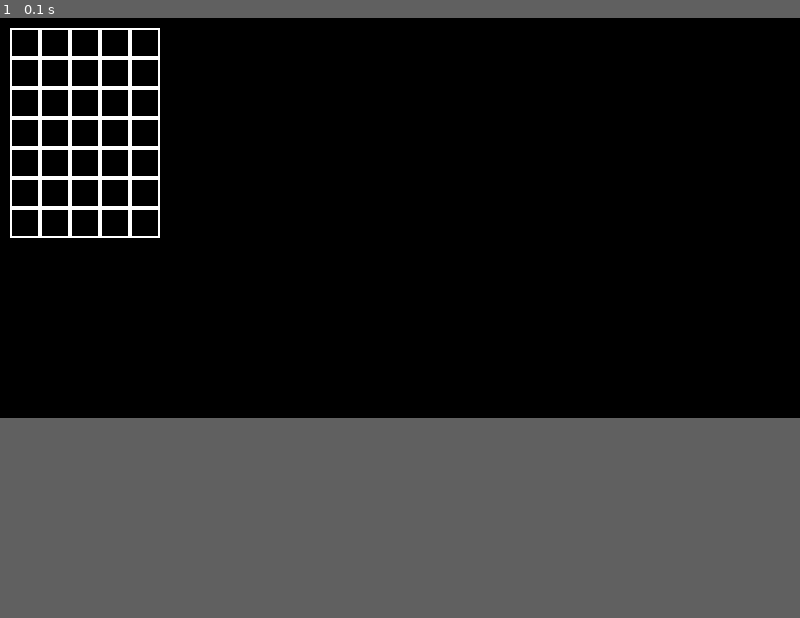
Above: before the commit, frame 1.
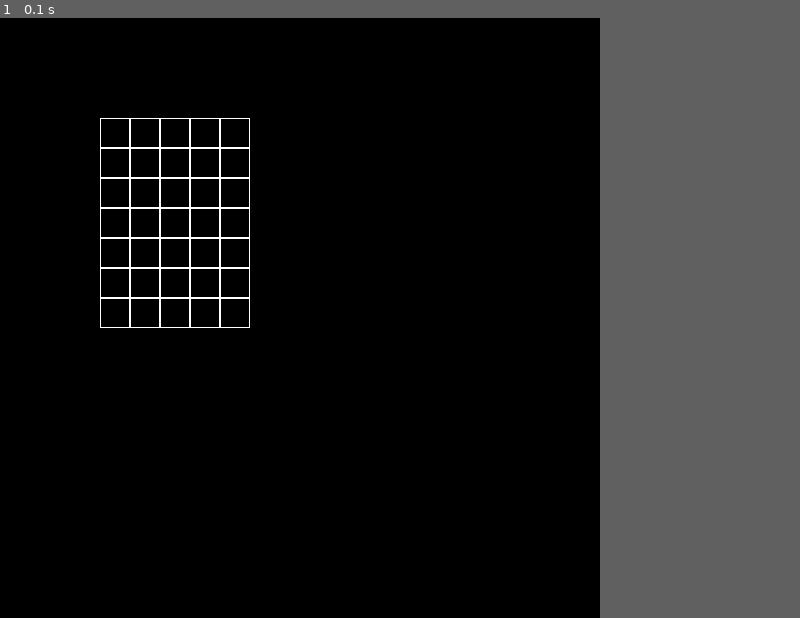
Above: after the commit, the same moment.

Repository: qwe-png/pygame-project-yandex
Game: pygame game, started from main.py
The game is run twice, just before and just after one commit, with the same random seed, the same clock (stepped at 60 frames per second) and the same inputs.
Inputs:
- Up to frame 1 (0.1 s): no input
In our replay, the window is 800x400 before the commit and 600x600 after it. These sizes can differ from the game's own. Grey fills any space a smaller window leaves; there, only what the larger window draws over its background counts as a difference.

The runs differ from the first frame. In frame 1, 2.1% of the frame differs, in the area x 1-32%, y 1-52%.

Commit message:
пример

Diff:
--- a/main.py
+++ b/main.py
@@ -1,5 +1,5 @@
 import pygame
-import random
+
 
 class Board:
     # создание поля
@@ -19,26 +19,30 @@
         self.cell_size = cell_size
 
     def render(self, screen):
-        for i in range(self.width):
-            for j in range(self.height):
-                pygame.draw.rect(screen, (255, 255, 255),
-                                 (i * self.cell_size + self.left, j * self.cell_size + self.top, self.cell_size,
-                                  self.cell_size), 2)
+        for y in range(self.height):
+            for x in range(self.width):
+                pygame.draw.rect(screen, pygame.Color(255, 255, 255), (x * self.cell_size + self.left, y * self.cell_size + self.top, self.cell_size, self.cell_size), 1)
+                for event in pygame.event.get():
+                    if event.type == pygame.MOUSEBUTTONDOWN:
+                        print('(' + str((int(event.pos[0]) - int(self.left)) // self.cell_size) + ', ' + str((int(event.pos[1]) - int(self.top)) // self.cell_size) + ')' if not ((int(event.pos[0]) - int(self.left)) // self.cell_size) < 0 and not ((int(event.pos[0]) - int(self.left)) // self.cell_size) >= self.width and not ((int(event.pos[1]) - int(self.top)) // self.cell_size) < 0 and not ((int(event.pos[1]) - int(self.top)) // self.cell_size) >= self.height else None)
+
+def main():
+    pygame.init()
+    size = 600, 600
+    screen = pygame.display.set_mode(size)
+    pygame.display.set_caption('Инициализация игры')
+    board = Board(5, 7)
+    board.set_view(100, 100, 30)
+    running = True
+    while running:
+        for event in pygame.event.get():
+            if event.type == pygame.QUIT:
+                running = False
+        screen.fill((0, 0, 0))
+        board.render(screen)
+        pygame.display.flip()
+    pygame.quit()
 
 
-size = width, height = 800, 400
-screen = pygame.display.set_mode(size)
-board = Board(5, 7)
-running = True
-while running:
-    for event in pygame.event.get():
-        if event.type == pygame.QUIT:
-            running = False
-        if event.type == pygame.MOUSEBUTTONUP:
-            pos = list(event.pos)
-            asd = width // pos[0]
-            print(asd)
-    screen.fill((0, 0, 0))
-    board.render(screen)
-    pygame.display.flip()
-#коментарий`
+if __name__ == '__main__':
+    main()
